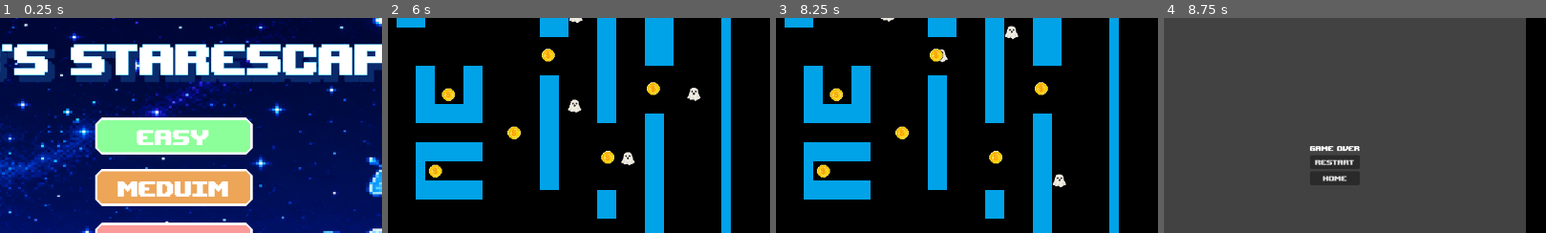
Above: before the commit, frames 1-4 (left to right).
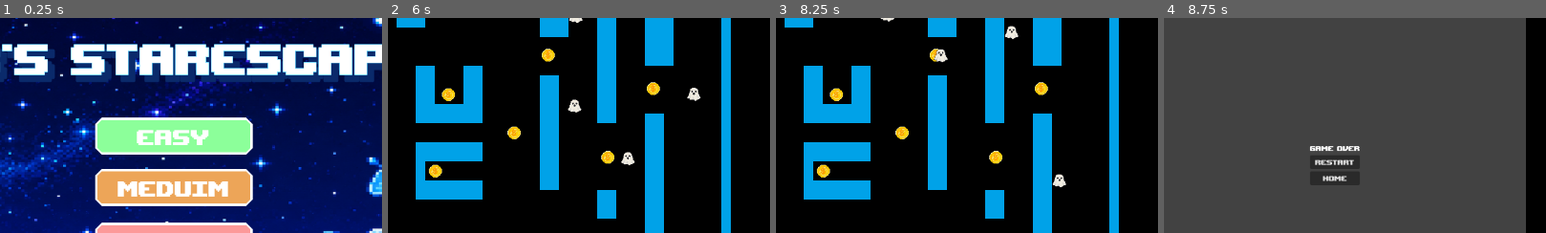
Above: after the commit, the same moments.

Repository: seanthrea/final-project
Game: Godot game, scene res://main_menu.tscn
Two runs of this game, one before a commit and one after it. Both use one fixed random seed, a clock stepped at 60 frames per second and the inputs below.
Inputs (mouse positions are % of the whole screen's width and height, from its top left):
- Up to frame 1 (0.25 s): no input
- Up to frame 2 (6 s): click "MEDUIM" at 0.5 s; move the mouse to (45, 70) at 1.27 s; hold W (up) 1.28-2.78 s; move the mouse to (80, 65) at 2.02 s; move the mouse to (20, 35) at 2.77 s; hold A (left) 2.78-4.28 s; move the mouse to (55, 50) at 3.52 s; move the mouse to (35, 25) at 4.27 s; hold S (down) 4.28-5.03 s; move the mouse to (72, 45) at 5.02 s; hold D (right) 5.03-5.75 s; click "RESTART" at 5.75 s
- Up to frame 3 (8.25 s): move the mouse to (30, 55) at 6.52 s; hold W (up) 6.53-7.28 s; move the mouse to (60, 28) at 7.27 s; hold D (right) from 7.28 s (still down); move the mouse to (45, 70) at 8.02 s
- Up to frame 4 (8.75 s): keep holding D (right)
The pictures show only the part of the screen within x 28-78%, y 16-66%; the shares and areas given below are measured in that part.

Frames 1-2 are identical in both runs. In frame 3, 0.1% of the frame differs, in the area x 41-44%, y 14-21%; in frame 4, nothing differs.

Commit message:
Update main.tscn

Diff:
--- a/main.tscn
+++ b/main.tscn
@@ -297,4 +297,3 @@
 [node name="GameUI" parent="." unique_id=1372094754 instance=ExtResource("10_4c57u")]
 
 [node name="PauseMenu" parent="." unique_id=84592045 instance=ExtResource("9_kek77")]
-[node name="GameUI" parent="." unique_id=1372094754 instance=ExtResource("10_4c57u")]
